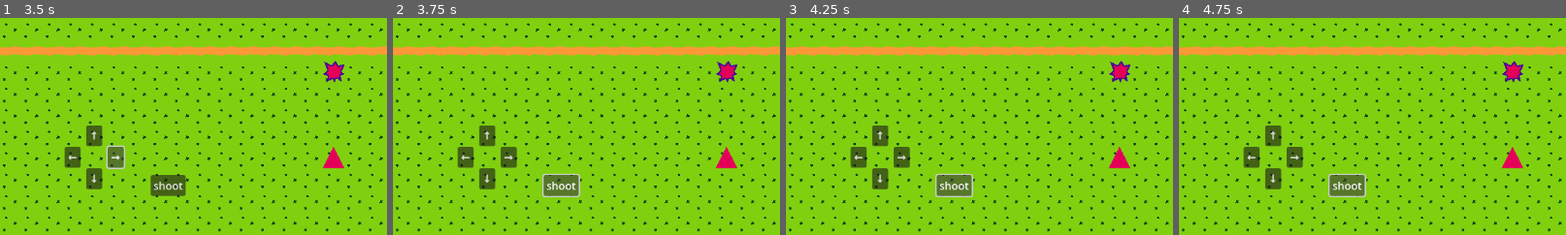
Above: before the commit, frames 1-4 (left to right).
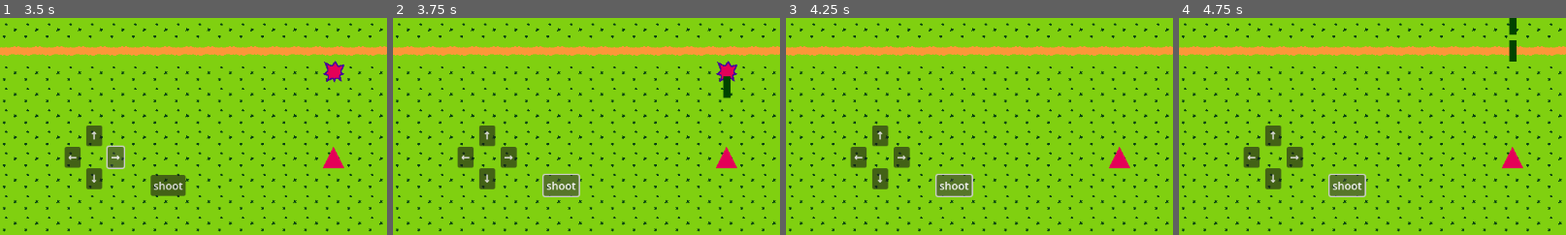
Above: after the commit, the same moments.

Repository: mjXmsdgh/game_gallery
Game: Godot game, scene res://game_scene/shooting/2_main/test/test_scene.tscn
Same seed, same stepped clock (60 frames per second), same inputs: the game is played once before the commit and once after it. This scene is started directly instead of the project's main scene.
Inputs:
- Up to frame 1 (3.5 s): click "↑" at 0.5 s; click "↓" at 1.25 s; click "←" at 2 s; click "→" at 2.75 s
- Up to frame 2 (3.75 s): click "shoot" at 3.5 s
- Up to frame 3 (4.25 s): no input
- Up to frame 4 (4.75 s): tap Enter at 4.25 s; hold Right (ui_right) from 4.28 s (still down); tap Space (key_space) at 4.35 s
The pictures show only the part of the screen within x 0-50%, y 0-50%; the shares and areas given below are measured in that part.

Frame 1 is identical in both runs. In frame 2, 0.2% of the frame differs, in the area x 85-88%, y 26-38%; in frame 3, 0.4%; in frame 4, 0.7%, in the area x 83-89%, y 0-30%.
Error before the commit: Cannot call method 'instantiate' on a null value. (res://game_scene/shooting/2_main/shooting_player.gd:35)
Error after the commit: Invalid call. Nonexistent function 'add_score' in base 'Node (Grobal.gd)'. (res://game_scene/shooting/2_main/enemy/enemy.gd:22)

Commit message:
create enemy folder

Diff:
--- a/game_scene/shooting/2_main/enemy.tscn
+++ b/game_scene/shooting/2_main/enemy/enemy.tscn
@@ -1,7 +1,7 @@
 [gd_scene load_steps=4 format=3 uid="uid://cdhriv4tr086t"]
 
 [ext_resource type="Texture2D" uid="uid://cl7r5k4eopjy3" path="res://image/shooting_enemy.png" id="1_w3iwj"]
-[ext_resource type="Script" path="res://game_scene/shooting/2_main/enemy.gd" id="1_ypqs8"]
+[ext_resource type="Script" path="res://game_scene/shooting/2_main/enemy/enemy.gd" id="1_ypqs8"]
 
 [sub_resource type="RectangleShape2D" id="RectangleShape2D_61ki1"]
 size = Vector2(31.75, 31.7813)
--- a/game_scene/shooting/2_main/shooting_player.gd
+++ b/game_scene/shooting/2_main/shooting_player.gd
@@ -1,5 +1,5 @@
 extends CharacterBody2D
-#var BulletScene=preload("res://game_scene/shooting/2_main/bullet.tscn")
+
 
 @export var BulletScene: PackedScene
 
--- a/game_scene/shooting/2_main/test/test_scene.tscn
+++ b/game_scene/shooting/2_main/test/test_scene.tscn
@@ -1,7 +1,8 @@
-[gd_scene load_steps=4 format=4 uid="uid://cu61qy15wau5q"]
+[gd_scene load_steps=5 format=4 uid="uid://cu61qy15wau5q"]
 
 [ext_resource type="PackedScene" uid="uid://c1anwtx6pv6p1" path="res://game_scene/shooting/2_main/shooting_player.tscn" id="1_5qfi7"]
-[ext_resource type="PackedScene" uid="uid://cdhriv4tr086t" path="res://game_scene/shooting/2_main/enemy.tscn" id="2_aijoi"]
+[ext_resource type="PackedScene" uid="uid://cdhriv4tr086t" path="res://game_scene/shooting/2_main/enemy/enemy.tscn" id="2_aijoi"]
+[ext_resource type="PackedScene" uid="uid://c2sxlvuavtsji" path="res://game_scene/shooting/2_main/bullet/bullet.tscn" id="3_s8w32"]
 [ext_resource type="TileSet" uid="uid://b5ig2fdnurrvw" path="res://game_scene/shooting/2_main/new_tile_set.tres" id="3_vbkfr"]
 
 [node name="TestPlayer" type="Node2D"]
@@ -12,6 +13,7 @@
 
 [node name="CharacterBody2D" parent="." instance=ExtResource("1_5qfi7")]
 position = Vector2(480, 192)
+BulletScene = ExtResource("3_s8w32")
 
 [node name="Node2D" type="Node2D" parent="."]
 
Renamed: game_scene/shooting/2_main/enemy.gd -> game_scene/shooting/2_main/enemy/enemy.gd
Not shown, changed: game_scene/shooting/2_main/main.tscn
